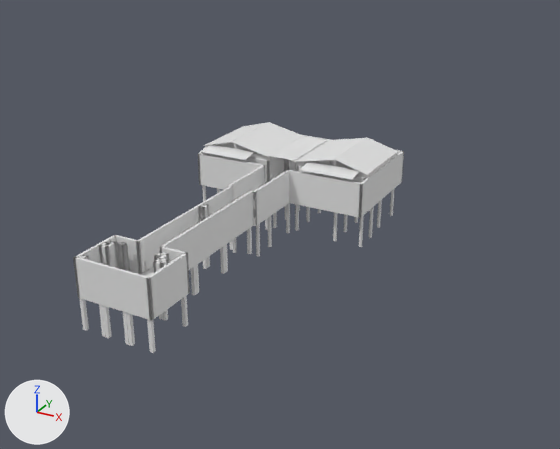
An edit to the FBX model Assets/Meshes/Liria/B01_Muelle.fbx, drawn before and after from the same camera.
Before and after are seen from a camera (50 mm lens) standing at (31.0, -48.3, 25.0) and looking at (5.1, -1.1, 1.4). Arrows for +X, +Y and +Z are at lower left; the lights stay in place. The first picture is the older version. Where no turn or scale is listed for an object, it has been applied to the vertices. Vertices at exactly the same position are counted once.

Names of what the first picture shows: 'B01_Muelle_Geo', 'B01_Muelle_Limites'.
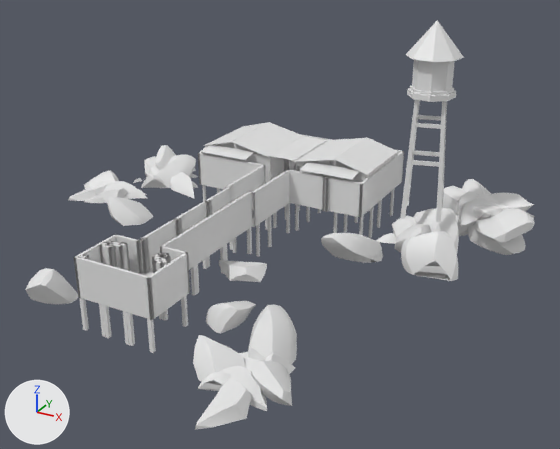
Changed parts and their boxes [x1, y1, x2, y2] in the pictures (560 x 449 px; the box of a moved part takes in the faces that stretch with it):
'B01_Muelle_Geo', reshaped (60% wider, 77% taller)
    before: [79, 122, 398, 353]
    after: [25, 20, 535, 430]
'B01_Muelle_Limites', reshaped
    before: [73, 135, 404, 320]
    after: [74, 134, 404, 320]
part 1 of me_b01_muelle_limites, deleted
    before: [199, 204, 209, 222]
part 2 of me_b01_muelle_limites, moved or reshaped
    before: [73, 150, 404, 320]
    after: [74, 150, 404, 320]
part 3 of me_b01_muelle_geo, built on
    before: [302, 155, 394, 178]
    after: [25, 20, 535, 430]

The edits, one by one:
Material 'LIRIA_Roca' (mat_liria_roca) is new.
Its base color is (0.8, 0.8, 0.8) (white #e7e7e7).
me_b01_muelle_limites is used by ob_b01_muelle_limites; location (0.0, 0.0, 0.0).
me_b01_muelle_limites had 352 vertices, 360 faces and spanned x -8.0..8.2, y -14.6..16.9, z -0.5..2.5.
me_b01_muelle_limites now has 440 vertices, 444 faces and spans x -8.0..8.2, y -14.5..16.9, z -0.5..2.5.
me_b01_muelle_limites part 1: the loose piece of 24 vertices spanning x -0.8..-0.3, y -3.3..-2.6, z -0.5..2.5 is deleted.
me_b01_muelle_limites part 2: 2 vertices moved within x 1.2, y 1.4, z -0.5..2.5; 248 vertices removed from x -8.0..8.2, y -14.6..16.6, z -0.5..2.5; 360 vertices added at x -8.0..8.2, y -14.5..16.7, z -0.5..2.5.
me_b01_muelle_geo is used by ob_b01_muelle_geo; location (0.0, 0.0, 0.0).
me_b01_muelle_geo had 4257 vertices, 5302 faces and spanned x -8.2..8.2, y -14.5..16.7, z -3.6..3.8.
me_b01_muelle_geo now has 6659 vertices, 7992 faces and spans x -18.7..21.4, y -19.7..18.2, z -3.6..15.8.
me_b01_muelle_geo part 3: 7 vertices moved within x -2.7..8.0, y -11.8..8.6, z 0.1..2.9; 2402 vertices added at x -18.7..21.4, y -19.7..18.2, z -3.1..15.8.
Other edits to the shape of me_b01_muelle_geo do not show in these pictures.
me_b01_muelle_geo gains material mat_liria_roca (white #e7e7e7).
